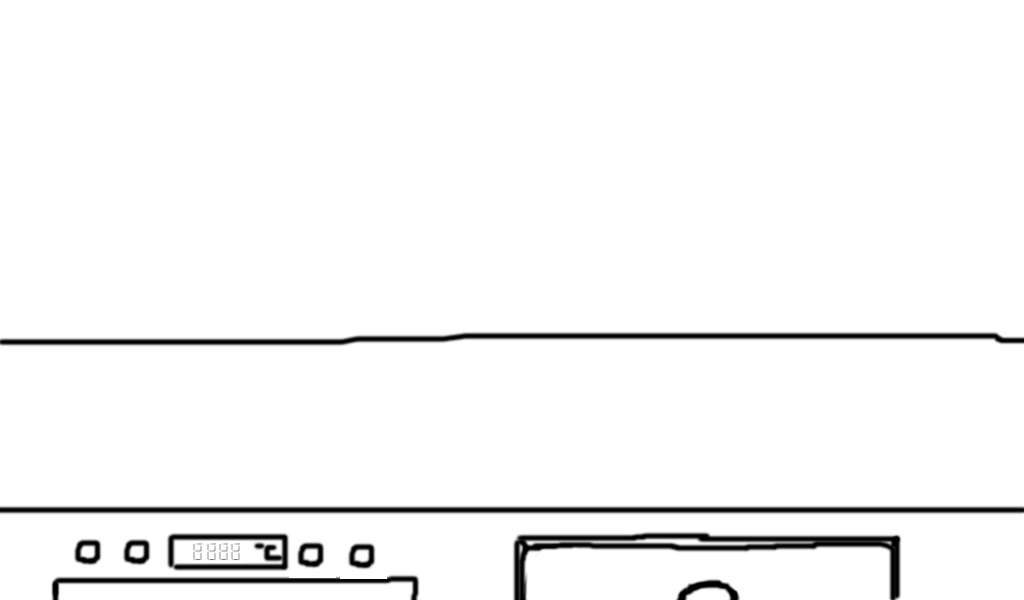
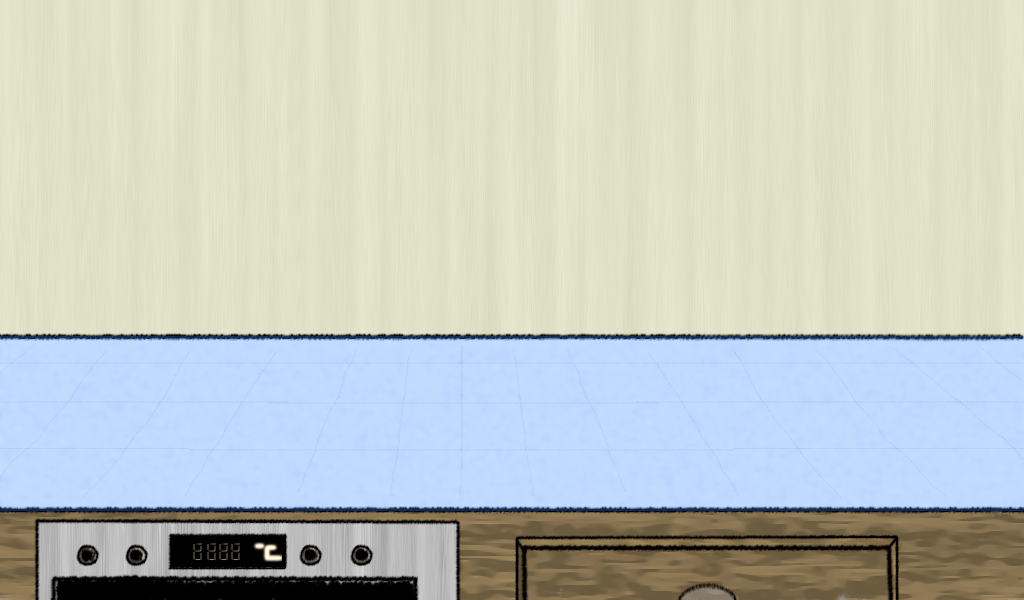
Layers edited between the first and the second 1024×600 image:
added layer "Layer" (luminance, 31%) above "Layer #1" over <box>0,336,1024,511</box>
added layer "Layer #1" above "Background" over <box>0,0,1024,600</box>
hid "Background", painted on it over <box>0,0,1024,600</box>
